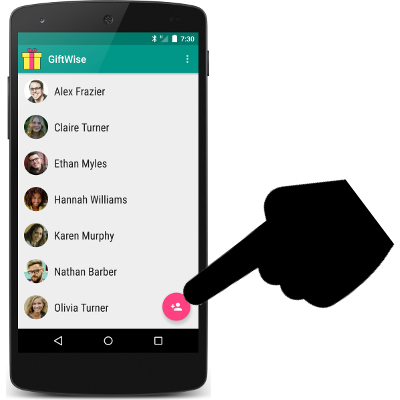
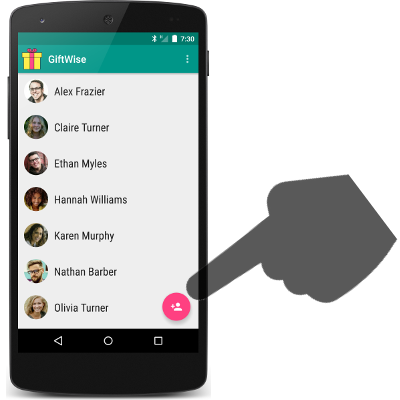
Layered file, before and after one edit (400 x 400). Changes by layer:
"Hand": opacity 100% → 65%, painted on it over [182, 174, 398, 309]
